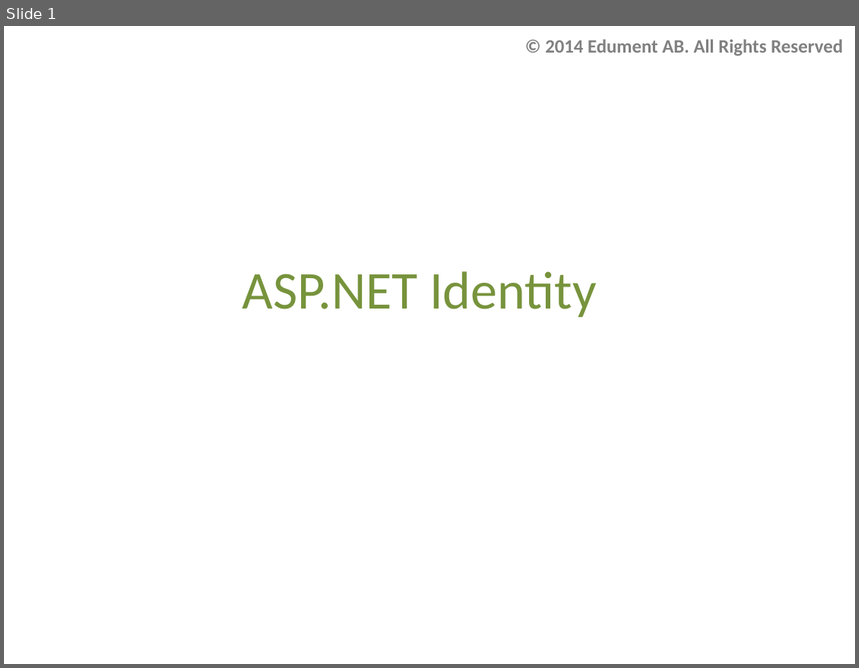
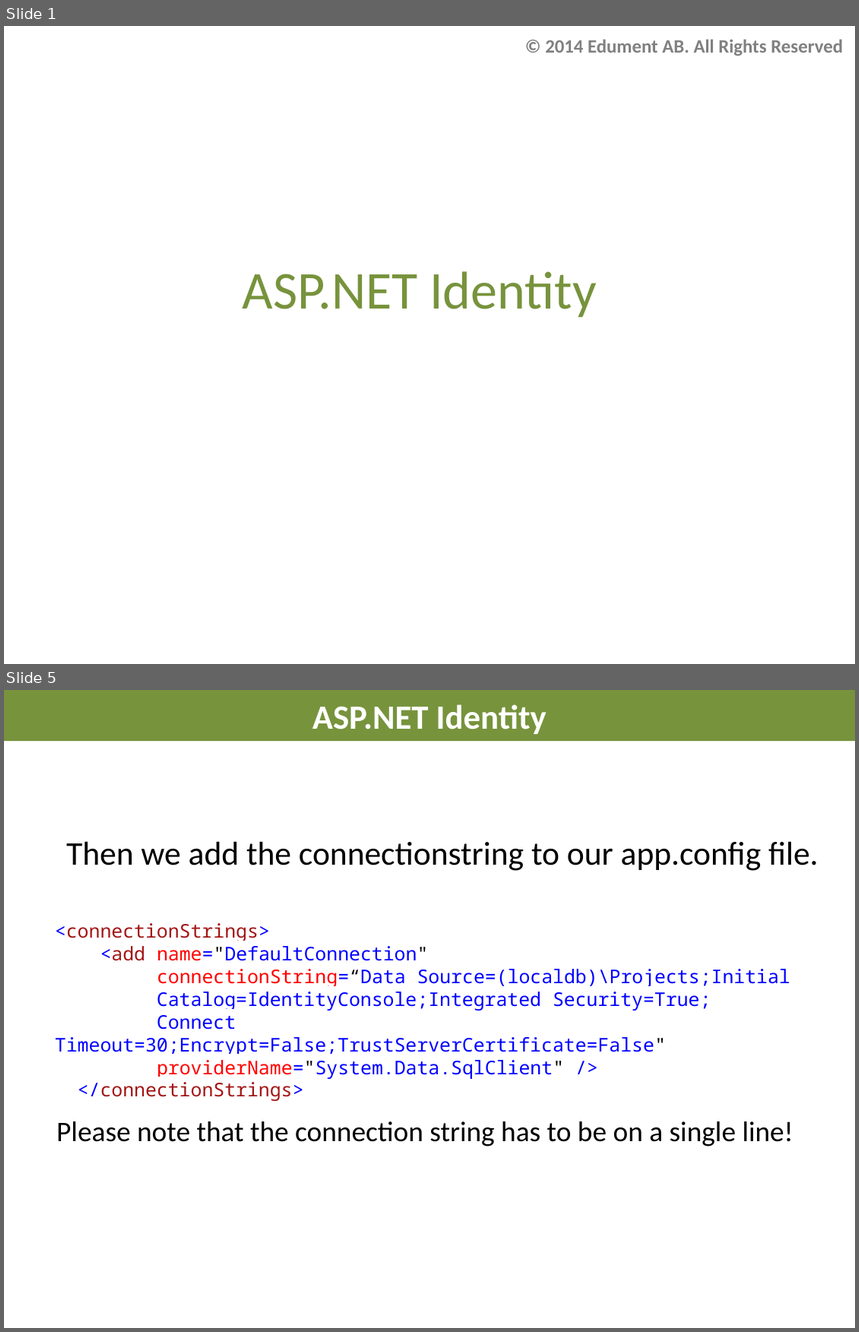
Before and after one commit to AndreasElffors/IdentityTemplate, a slide deck: Documents/Identity-Exercise.pptx. Shown one above the other, each under a label of ours: slide 1 before the commit, slides 1 and 5 after it; the slides between them are not shown. The pictures are 859x668 and 859x1332 pixels, drawn with LibreOffice and Linux fonts; fonts in the diff are those of the drawing; background and template pictures are left out. Boxes give left, top, right and bottom in pixels: in the first picture for what was removed or moved away, otherwise in the second. Text is boxed around its words. In the diff, an @@ line names an element or a change of style, - is before the commit and + after.

Commit message:
Identity-Exercise1

```diff
--- a/Documents/Identity-Exercise.pptx
+++ b/Documents/Identity-Exercise.pptx
@@ slide 5 added at (4,690,855,1328), background #FFFFFF @@
@@ title added at (4,690,855,741), fill #77933C, 28.8 pt, text #FFFFFF, bold @@
+ASP.NET Identity
@@ text added at (66,841,819,871), 28 pt, text #000000 @@
+Then we add the connectionstring to our app.config file.
@@ text added at (55,923,791,1101), 16 pt, text #0000FF @@
+<connectionStrings>
+<add name="DefaultConnection"
+connectionString=“Data Source=(localdb)\Projects;Initial
+Catalog=IdentityConsole;Integrated Security=True;
+Connect Timeout=30;Encrypt=False;TrustServerCertificate=False"
+providerName="System.Data.SqlClient" />
+</connectionStrings>
@@ text added at (56,1122,794,1147), 24 pt, text #000000 @@
+Please note that the connection string has to be on a single line!
```
Also in this commit, not shown: 1 slide changed, 13 other slides added.
